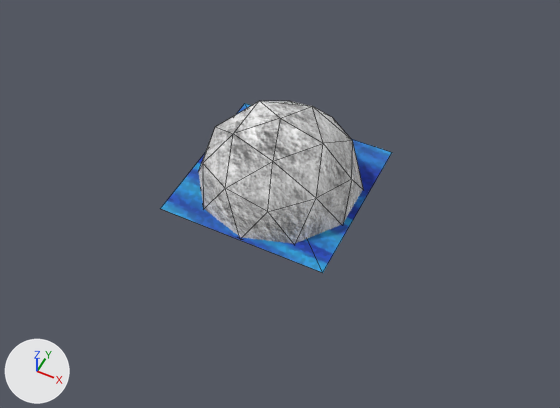
A saved change to the OBJ model GmodClone/res/Models/Map4/Cave.obj.
The view is the same before and after, from a camera (50 mm lens) standing at (168.0, -337.0, 389.0) and looking at (16.0, -33.0, 9.0). Arrows for +X, +Y and +Z are at lower left; the lights stay in place. Mesh edges are drawn as thin lines. Where no turn or scale is listed for an object, it has been applied to the vertices.

The first picture shows 'Cave'.
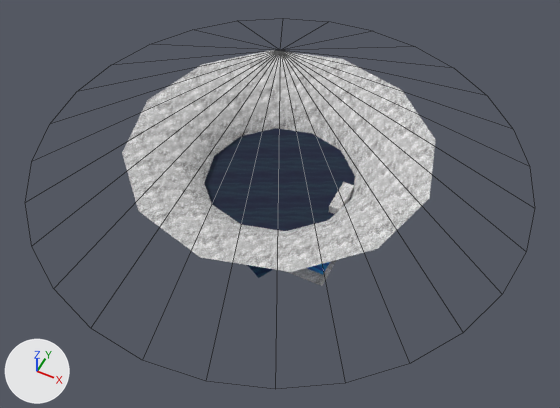
Location of each change, (x1, y1, x2, y2) in pixels of the pictures (560 x 408 px; the box of a moved part takes in the faces that stretch with it):
'Cave', surface changed, reshaped (119% wider, 115% taller)
    before: (160, 101, 392, 273)
    after: (25, 18, 535, 389)
part 1 of me_cave, moved or reshaped (not visible afterwards)
    before: (160, 103, 392, 273)
part 2 of me_cave, added
    after: (25, 18, 535, 389)
part 3 of me_cave, cut back
    before: (198, 101, 363, 244)

The change, as a diff of the scene's bpy script:
```diff
--- a/GmodClone/res/Models/Map4/Cave.obj.py
+++ b/GmodClone/res/Models/Map4/Cave.obj.py
@@ mat_ca_pillarwater02_01 @@
 mat_ca_pillarwater02_01 = principled_material('CA_PillarWater02_01')
-mat_ca_pillarwater02_01.texture = img_ca_wall02_01_png
+mat_ca_pillarwater02_01.texture = img_ca_wall04_01_png
 mat_ca_pillarwater02_01.roughness = 0.859
@@ me_cave @@
-me_cave.from_pydata(...)  # 38 vertices, 50 faces; spans x -60.6..60.6, y -60.6..60.6, z -7.7..51.0
-me_cave.materials.append(mat_ca_pillarwater02_01_ca_moonstone01_01_png)  # picture img_ca_wall04_01_png
+me_cave.from_pydata(...)  # 101 vertices, 118 faces; spans x -170.9..170.9, y -170.9..170.9, z -20.9..105.0
+# me_cave part 1: the loose piece of 4 vertices spanning x -60.6..60.6, y -60.6..60.6, z -6.3 is moved by (0.0, 0.0, -14.1)
+# me_cave part 2: a new loose piece of 29 vertices spanning x -170.9..170.9, y -170.9..170.9, z 8.9..105.0, in mat_ca_pillarwater02_01_ca_wall02_02_png (picture img_sky_png)
+# me_cave part 3
+# 30 vertices are removed from x -55.9..55.9, y -58.8..58.8, z -7.7..51.0
+# 46 faces are deleted
+# 12 vertices are added at x -81.9..81.9, y -81.9..81.9, z -20.9..-6.3
+# 2 new faces join them, mat_ca_pillarwater02_01_ca_wall02_03_png (picture img_ca_wall02_03_png)
+# 2 new faces join them, mat_ca_pillarwater02_01_ca_wall02_02_png_ca_wall02_02_png (picture img_ca_wall02_02_png)
+# 8 new faces join them, mat_ca_pillarwater02_01 (picture img_ca_wall04_01_png)
 me_cave.materials.append(mat_ca_pillarwater02_01)
+me_cave.materials.append(mat_ca_pillarwater02_01_ca_wall02_03_png)  # picture img_ca_wall02_03_png
+me_cave.materials.append(mat_ca_pillarwater02_01_ca_wall02_02_png)  # picture img_sky_png
+me_cave.materials.append(mat_ca_pillarwater02_01_ca_wall02_01_png)  # picture img_ca_wall02_01_png
+me_cave.materials.append(mat_ca_pillarwater02_01_ca_wall02_02_png_ca_wall02_02_png)  # picture img_ca_wall02_02_png
```
